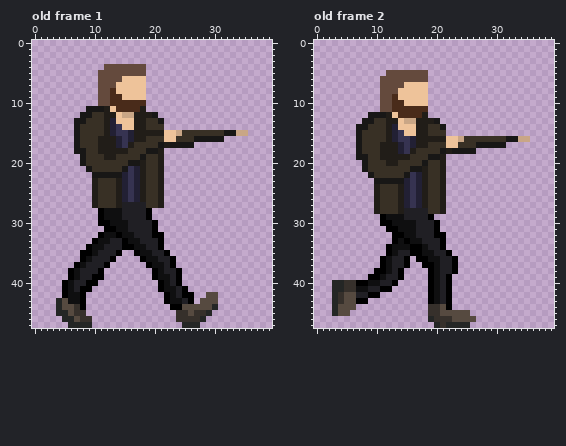
One commit to this pixel-art file: Art/Player/player_bolt_action_hold_run.aseprite. That is the earlier state.
40x48 pixels, 5 frames. Colours within 5 levels of each other are drawn and written as one. Shown: old frame 1, old frame 2. The commit also changed other frames, which this record leaves out.
Once edited:
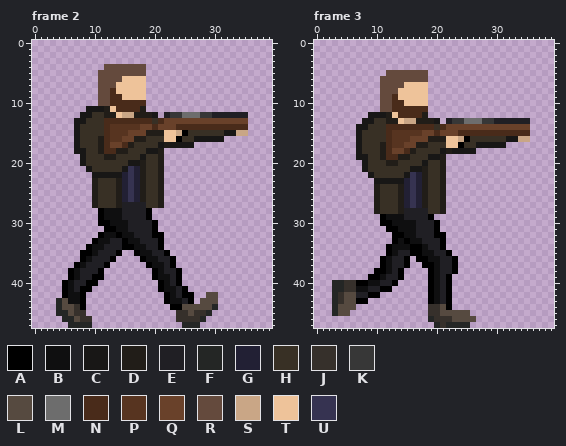
Palette (. is transparent): A #000000  B #0f0f10  C #181716  D #211d18  E #201f24  F #242625  G #222034  H #383025  J #36302b  K #373737  L #564a40  M #6d6d6d  N #492b1a  P #573420  Q #69412a  R #644a3d  S #c9a686  T #eec39a  U #363351
A new or re-ordered frame is compared with the old frame closest to it.
The commit says: fixxed player animation with different states (Gun, NoGun)
The exact change:
layer "Layer 1" now shown
frames re-ordered
Changed rows in their new state; - is an unchanged pixel.
Frame 2 against old frame 1, layer "Layer 1":
first column x 12:
12 ----------EKKMMMKKEEEEEE
13 NNNNNNNN-NQQQQQQQQQQQQQQ
14 NPPPPPQQNQQQNNNNNNNNNNNN
15 NPPPQQQ------A----------
16 NPPQQ-------A-----------
17 NQQN--------------------
18 NN----------------------
Frame 3 against old frame 2, layer "Layer 1":
first column x 12:
13 ----------EKKMMMKKEEEEEE
14 NNNNNNNN-NQQQQQQQQQQQQQQ
15 NPPPPPQQNQQQNNNNNNNNNNNN
16 NPPPQQQ------A----------
17 NPPQQ-------A-----------
18 NQQN--------------------
19 NN----------------------
